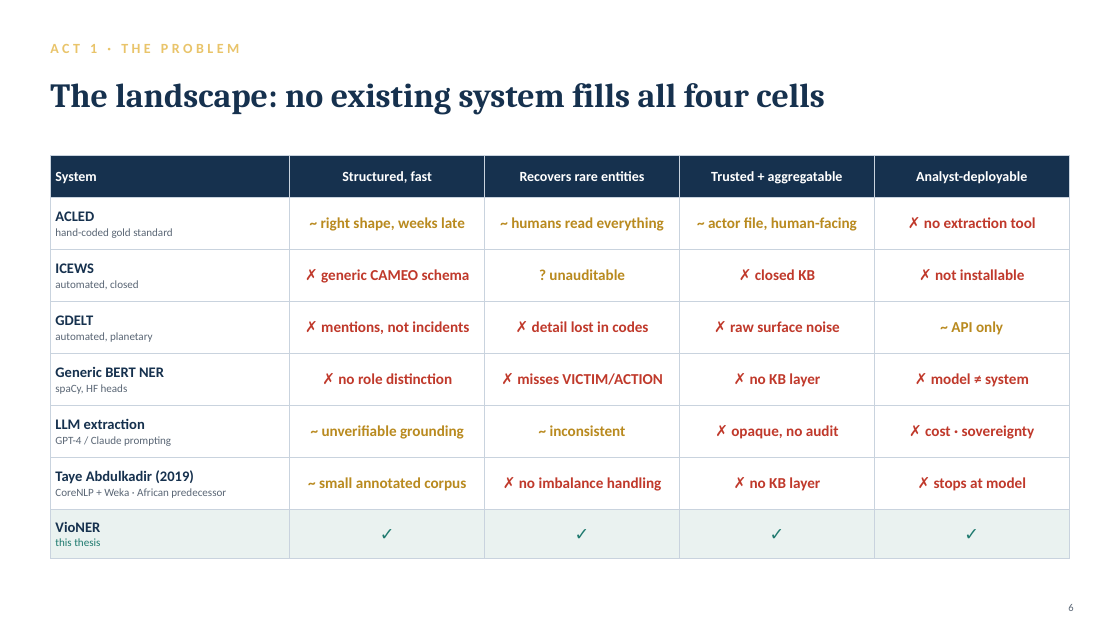
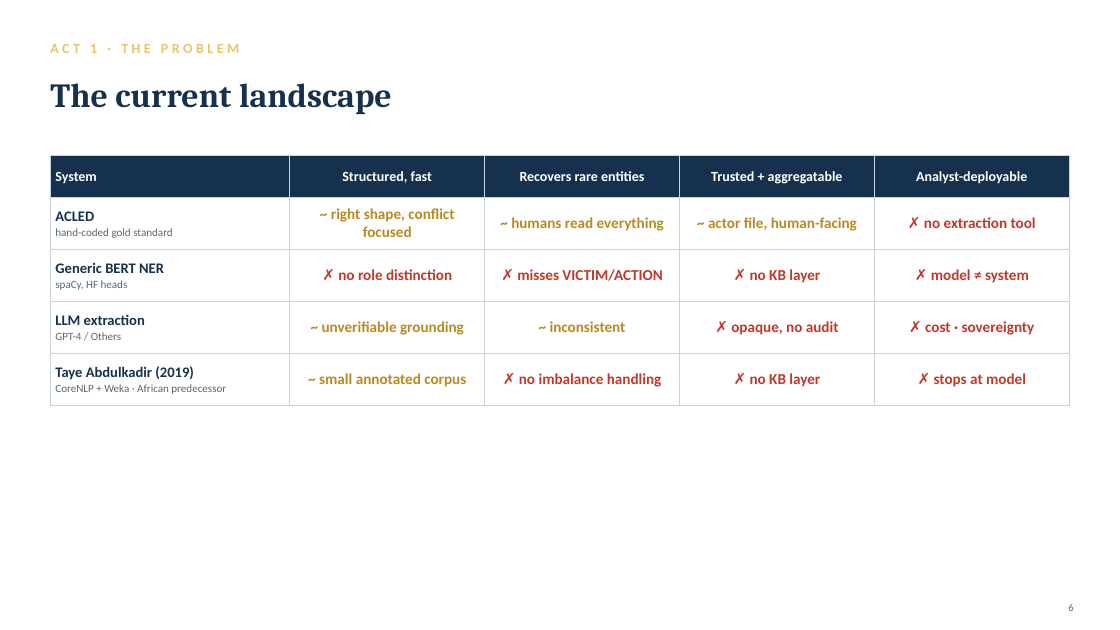
Before and after one commit to binalfew/vioner, a slide deck: slide 7 of backend/docs/defense/VioNER_Defense_Slides.pptx (slide 6 before the commit). Drawn at 1120x630 pixels with LibreOffice and Linux fonts; fonts in the diff are those of the drawing. Boxes give left, top, right and bottom in pixels: in the first picture for what was removed or moved away, otherwise in the second. Text is boxed around its words. In the diff, an @@ line names an element or a change of style, - is before the commit and + after.

Commit message:
docs: add journal article, AI-similarity rewrite aids, and update defense materials
- Add build_article.py and generated VioNER_Article.docx for journal submission
- Add AI-similarity report and rewrite worksheets/maps for thesis humanization
- Update Final.docx and defense slide deck

```diff
--- a/backend/docs/defense/VioNER_Defense_Slides.pptx
+++ b/backend/docs/defense/VioNER_Defense_Slides.pptx
@@ text at (x1=50, y1=83, x2=392, y2=114): text changed @@
-The landscape: no existing system fills all four cells
+The current landscape
@@ table at (x1=50, y1=155, x2=1070, y2=406) @@
-row 2: ACLED / hand-coded gold standard | ~ right shape, weeks late | ~ humans read everything | ~ actor file, human-facing | ✗ no extraction tool
-row 3: ICEWS / automated, closed | ✗ generic CAMEO schema | ? unauditable | ✗ closed KB | ✗ not installable
-row 4: GDELT / automated, planetary | ✗ mentions, not incidents | ✗ detail lost in codes | ✗ raw surface noise | ~ API only
+row 2: ACLED / hand-coded gold standard | ~ right shape, conflict focused | ~ humans read everything | ~ actor file, human-facing | ✗ no extraction tool
-row 4, column 1: LLM extraction / GPT-4 / Claude prompting
+row 4, column 1: LLM extraction / GPT-4 / Others
-row 8: VioNER / this thesis | ✓ | ✓ | ✓ | ✓
```
Also in this commit, not shown: 13 other slides changed, 1 slide added, 7 other files.
